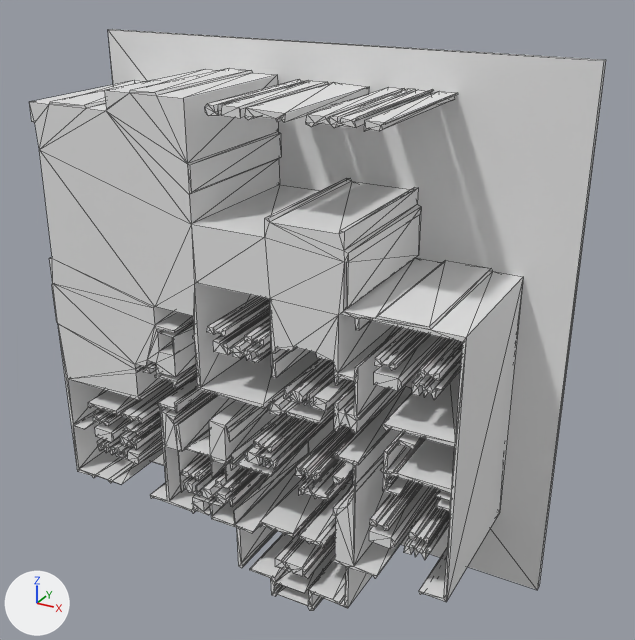
Two versions of the glTF model version one/out_3d/53_6.glb, one commit apart.
Before and after are seen from a camera (50 mm lens) standing at (13.23, -15.06, 12.46) and looking at (5.6, -1.19, 5.53). Lighting does not change. The marker at lower left points along +X, +Y and +Z. Mesh edges are drawn as thin lines. Where no turn or scale is listed for an object, it has been applied to the vertices. Vertices at the same position are counted once.

Names of what the first picture shows: 'geometry_0'.
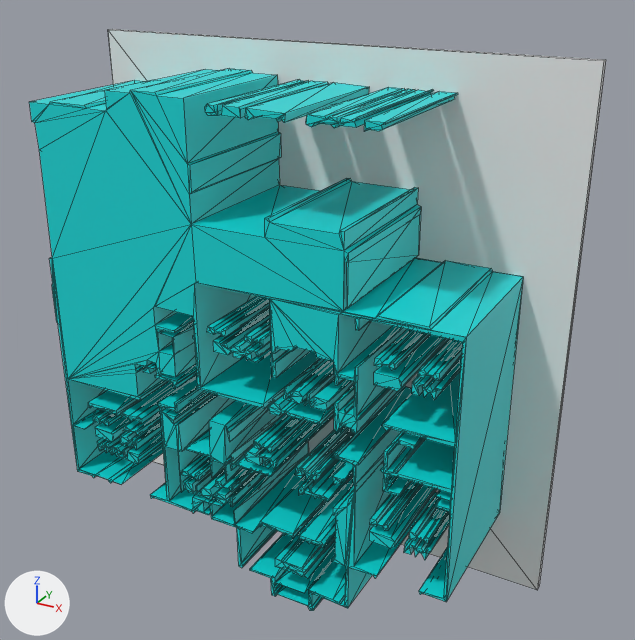
Location of each change, (x1, y1, x2, y2) in pixels of the pictures (635 x 640 px; the box of a moved part takes in the faces that stretch with it):
part 1 of me_geometry_0, moved or reshaped
    before: (196, 461, 353, 606)
    after: (198, 461, 353, 515)
part 2 of me_geometry_0, recoloured (grey to cyan)
    both: (31, 29, 561, 610)

Patch to the scene script:
```diff
--- a/version one/out_3d/53_6.glb.py
+++ b/version one/out_3d/53_6.glb.py
@@ mat_defaultmaterial @@
+mat_defaultmaterial = bpy.data.materials.new('DefaultMaterial')
+mat_defaultmaterial.use_nodes = True; mat_defaultmaterial.node_tree.nodes.clear()
+_N = mat_defaultmaterial.node_tree.nodes; _L = mat_defaultmaterial.node_tree.links
+n0 = _N.new('ShaderNodeOutputMaterial'); n0.name = 'Material Output'
+n1 = _N.new('ShaderNodeBsdfPrincipled'); n1.name = 'Principled BSDF'
+n2 = _N.new('ShaderNodeVertexColor'); n2.name = 'Color Attribute'
+_L.new(n1.outputs[0], n0.inputs[0])  # 'BSDF' to 'Surface'
+_L.new(n2.outputs[0], n1.inputs[0])  # 'Color' to 'Base Color'
@@ me_geometry_0 @@
 # used by ob_geometry_0; location = (0.0, 0.0, 0.0)
-me_geometry_0.from_pydata(...)  # 1910 vertices, 3640 faces; spans x 0.0..10.23, y -3.15..0.0, z 0.0..10.61
+me_geometry_0.from_pydata(...)  # 1902 vertices, 3624 faces; spans x 0.0..10.23, y -3.15..0.0, z 0.0..10.61
+# me_geometry_0 part 1: 16 vertices removed from x 4.15..6.89, y -3.15..-0.15, z 0.44..3.1; 8 vertices added at x 4.14..6.92, y -3.15..-0.15, z 1.65..3.02
+# me_geometry_0 part 2: 2518 faces spanning x 0.0..10.23, y -3.15..0.0, z 0.0..10.61 switch from no material to mat_defaultmaterial
```
